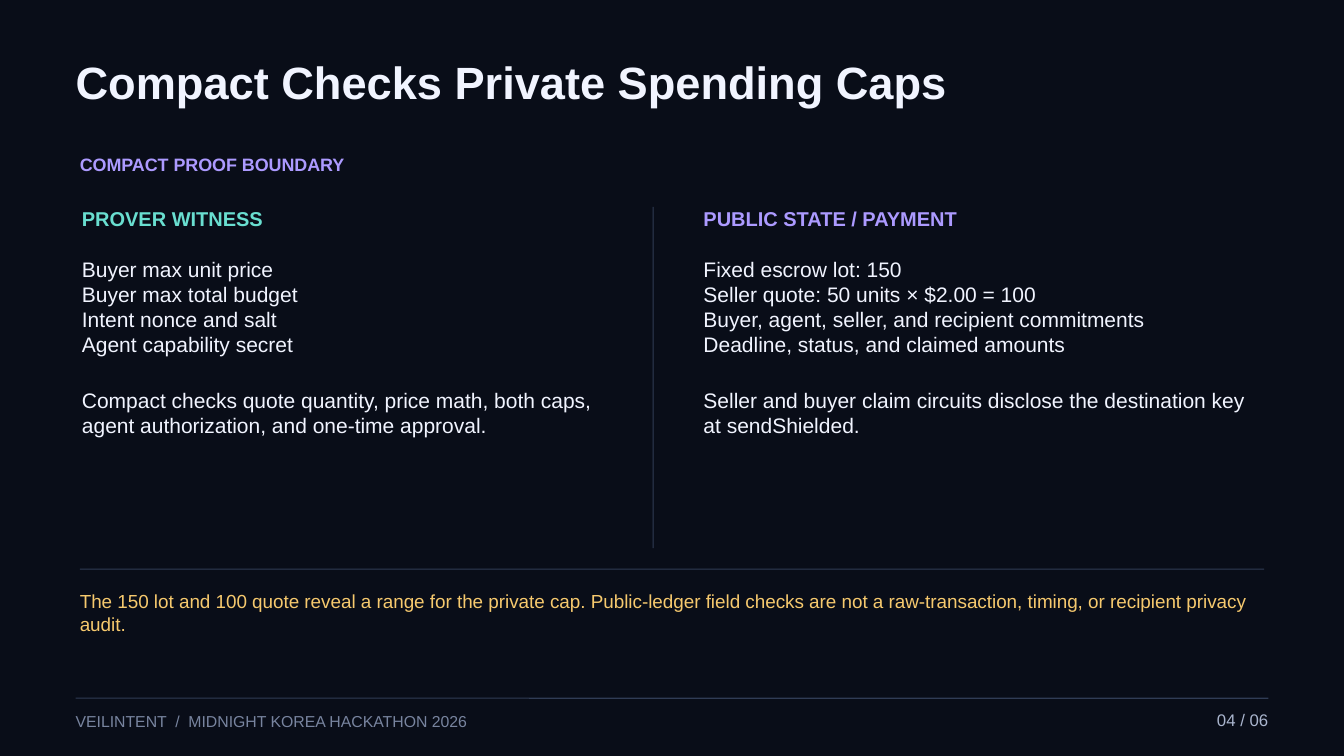
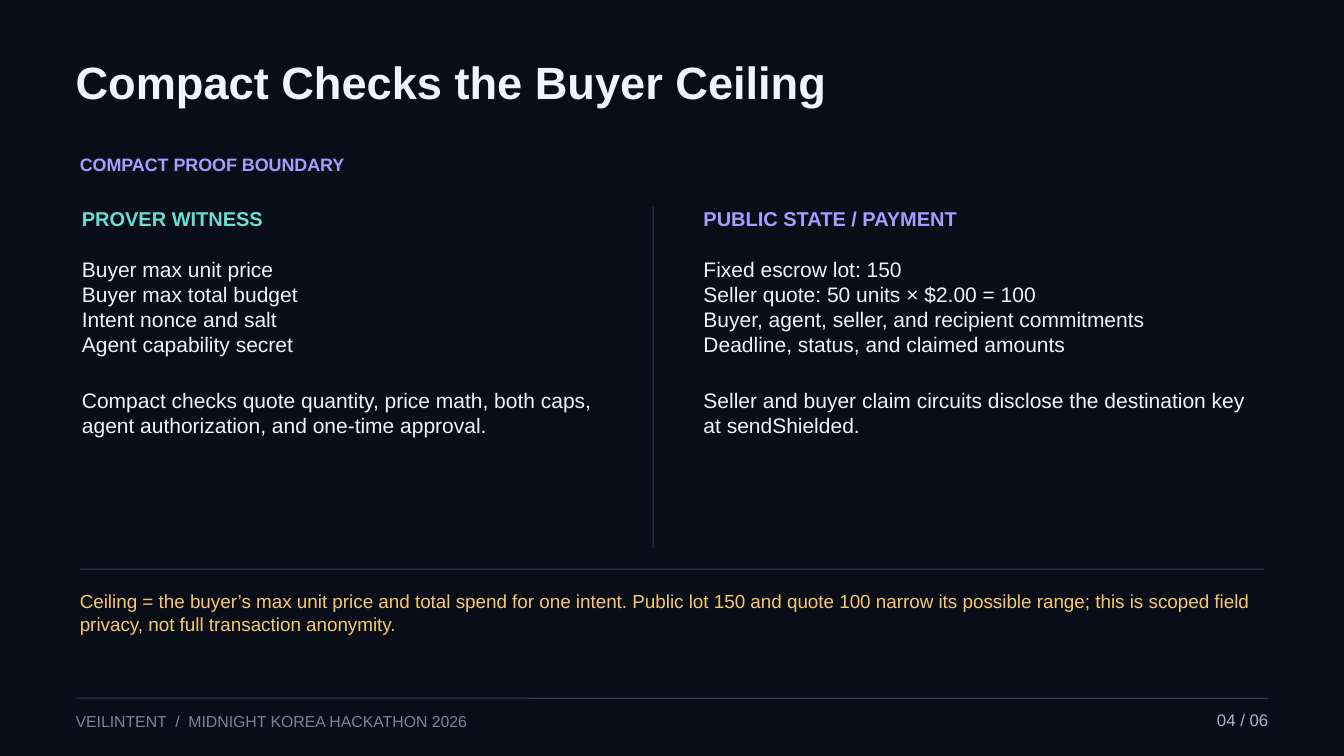
Before and after one commit to diveyreadytodive-star/midnight-fair-launch, a slide deck: slide 4 of artifacts/output/VeilIntent-Midnight-Korea-Hackathon-2026.pptx. Drawn at 1344x756 pixels with LibreOffice and Linux fonts; fonts in the diff are those of the drawing. Boxes give left, top, right and bottom in pixels: in the first picture for what was removed or moved away, otherwise in the second. Text is boxed around its words. In the diff, an @@ line names an element or a change of style, - is before the commit and + after.

Commit message:
Make VeilIntent verifiable in one short judge session
Lead the public demo with the recorded 150-unit escrow, seller 100 payout, and buyer 50 remainder. Add an interactive seven-receipt replay while labeling the browser policy checker as simulation. Align the deck and submission copy with the same evidence and privacy boundaries.

Constraint: The site is a static Local Devnet evidence viewer, not a live wallet, AI agent, or atomic swap.

Rejected: Present the policy checker as a Compact proof | it only compares values in the browser.

Confidence: high

Scope-risk: moderate

Tested: 60 repository tests and 14 VeilIntent tests; desktop and 390px browser checks; Pages build and live receipt load; six-slide render and PPTX integrity.

Not-tested: Preprod payment, independent agent service, customer demand, or live browser transaction.

```diff
--- a/artifacts/output/VeilIntent-Midnight-Korea-Hackathon-2026.pptx
+++ b/artifacts/output/VeilIntent-Midnight-Korea-Hackathon-2026.pptx
@@ text at <box>76,66,825,108</box>: text changed @@
-Compact Checks Private Spending Caps
+Compact Checks the Buyer Ceiling
@@ text at <box>80,594,1249,635</box>: text changed @@
-The 150 lot and 100 quote reveal a range for the private cap. Public-ledger field checks are not a raw-transaction, timing, or recipient privacy audit.
+Ceiling = the buyer’s max unit price and total spend for one intent. Public lot 150 and quote 100 narrow its possible range; this is scoped field privacy, not full transaction anonymity.
```
Also in this commit, not shown: 4 other slides changed, 8 other files.
